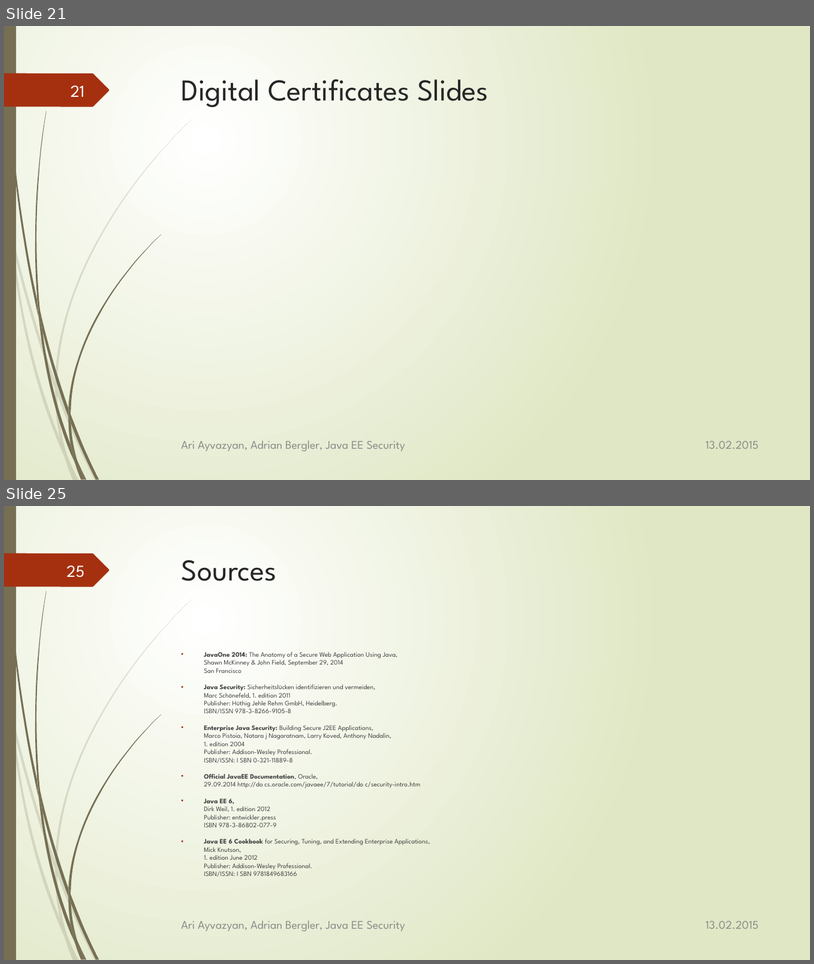
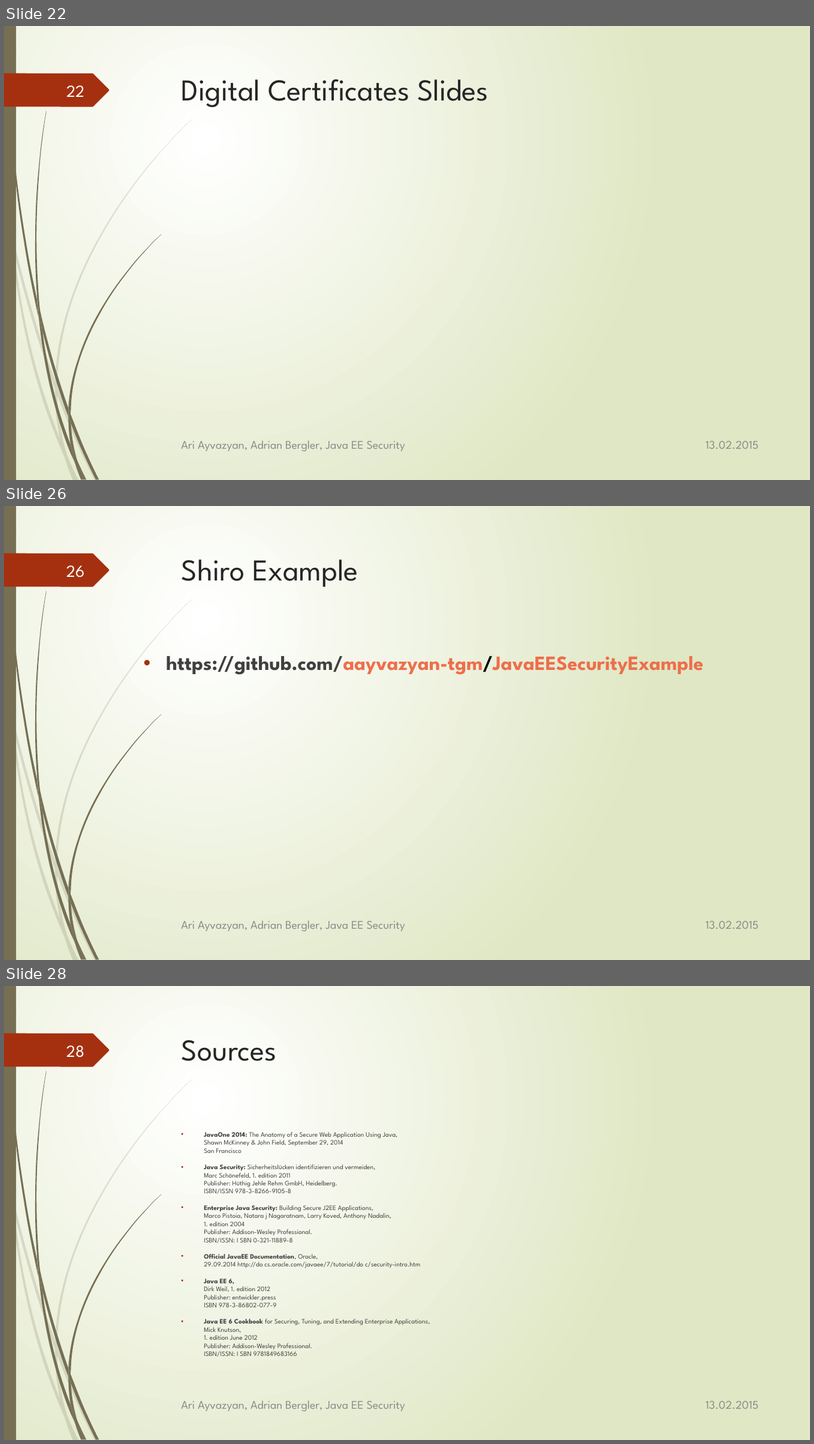
Before and after one commit to aayvazyan-tgm/JavaEESecurityExample, a slide deck: doc/Java EE - Security.pptx. Shown one above the other, each under a label of ours: slides 21 and 25 before the commit, slides 22, 26 and 28 after it; the slides between them are not shown. The pictures are 814x964 and 814x1444 pixels, drawn with LibreOffice and Linux fonts; fonts in the diff are those of the drawing. Boxes give left, top, right and bottom in pixels: in the first picture for what was removed or moved away, otherwise in the second. Text is boxed around its words. In the diff, an @@ line names an element or a change of style, - is before the commit and + after.

```diff
--- a/doc/Java EE - Security.pptx
+++ b/doc/Java EE - Security.pptx
@@ slide 26 added at [4, 506, 810, 960], background gradient #FFFFFF to #DFE8C4; not listed: 24 template elements that a slide beside it also shows @@
@@ title added at [182, 559, 359, 587], 36 pt, text #262626 @@
+Shiro Example
@@ page number added at [66, 565, 85, 577], 20 pt, text #FEFFFF @@
+26
@@ text added at [166, 656, 704, 675], 24 pt, text #EE6E4B, bold @@
+• https://github.com/aayvazyan-tgm/JavaEESecurityExample
@@ text added at [181, 920, 405, 931], 14 pt, text #8C8C8C @@
+Ari Ayvazyan, Adrian Bergler, Java EE Security
@@ text added at [706, 921, 759, 928], 14 pt, text #8C8C8C @@
+13.02.2015
@@ what was slide 21 is now slide 22 @@
@@ page number at [66, 85, 84, 97]: text changed @@
-21
+22
@@ what was slide 25 is now slide 28 @@
@@ page number at [66, 1045, 84, 1057]: text changed @@
-25
+28
```
Also in this commit, not shown: 5 slides changed, 2 other slides added.
